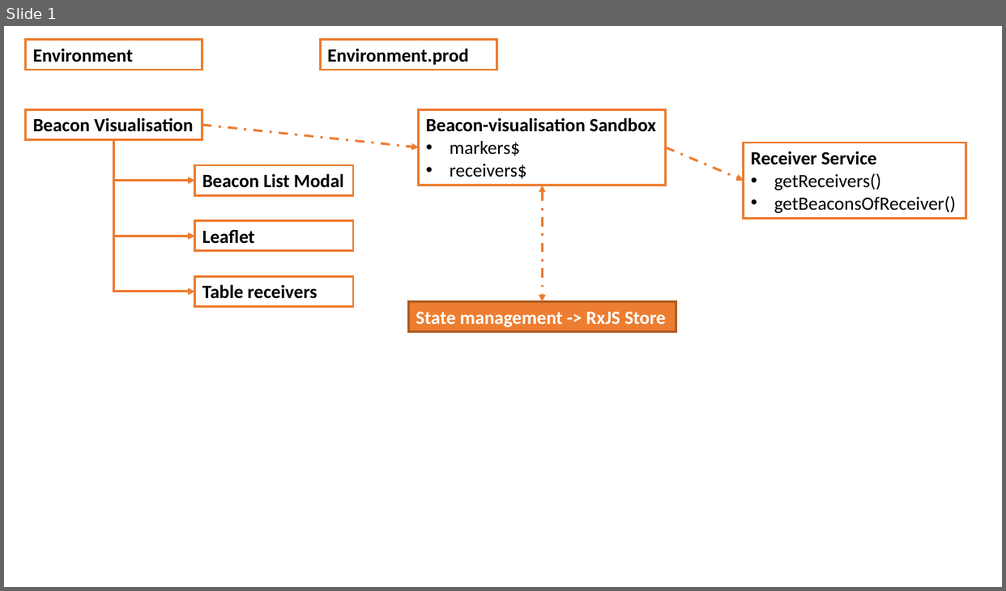
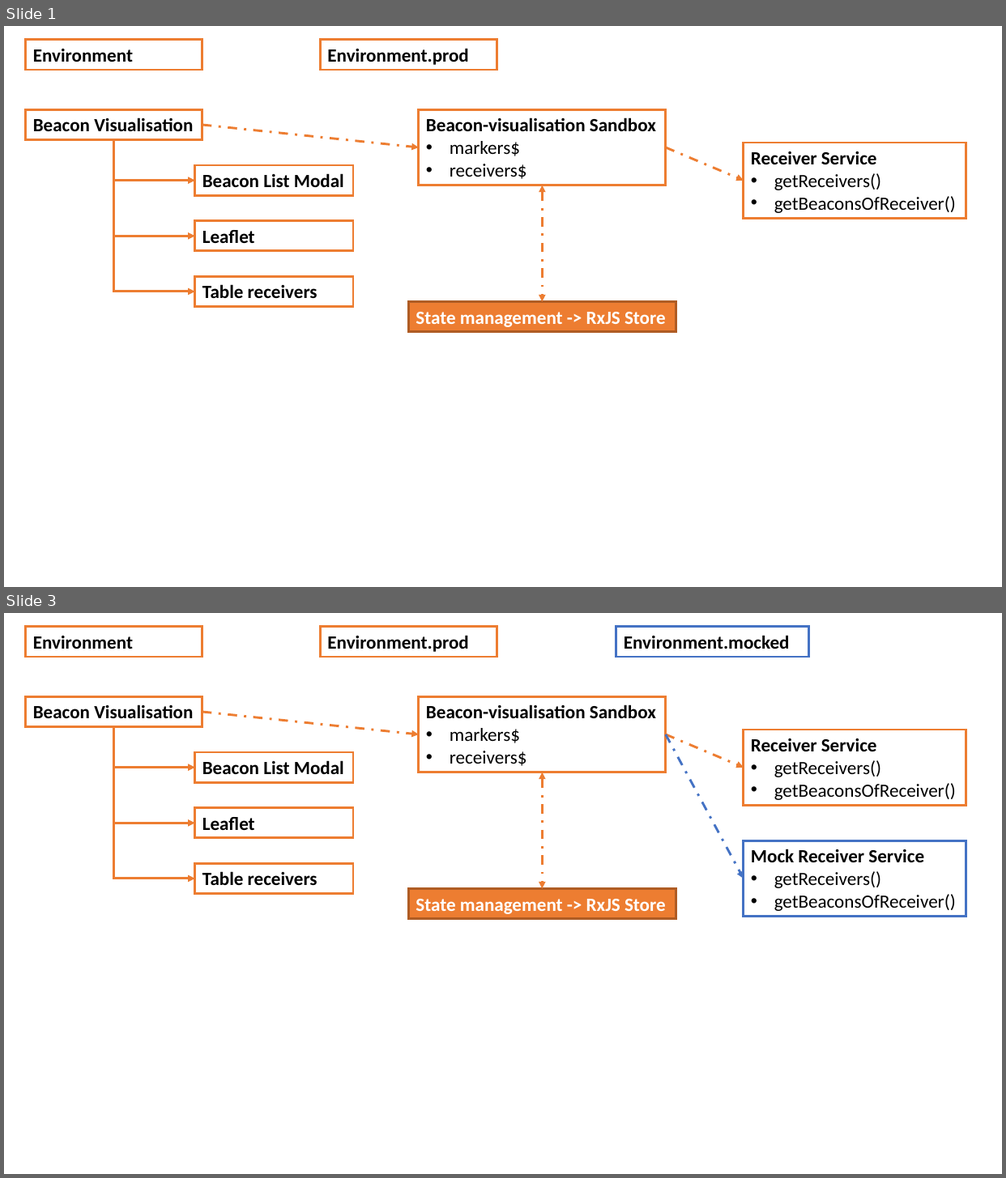
Before and after one commit to inesvanstappen/Presentation-Mocked-Env, a slide deck: img/layout beacon positioning .pptx. Shown one above the other, each under a label of ours: slide 1 before the commit, slides 1 and 3 after it; the slides between them are not shown. The pictures are 1006x591 and 1006x1178 pixels, drawn with LibreOffice and Linux fonts; fonts in the diff are those of the drawing. Boxes give left, top, right and bottom in pixels: in the first picture for what was removed or moved away, otherwise in the second. Text is boxed around its words. In the diff, an @@ line names an element or a change of style, - is before the commit and + after.

```diff
--- a/img/layout beacon positioning .pptx
+++ b/img/layout beacon positioning .pptx
@@ slide 3 added at [4,613,1002,1174], background #FFFFFF @@
@@ group added at [26,627,966,919]: 11 rectangles, 3 elbow arrows, 3 arrows, 1 double arrow @@
+Beacon Visualisation
+Beacon List Modal
+Leaflet
+Table receivers
+Beacon-visualisation Sandbox
+• markers$
+• receivers$
+Receiver Service
+• getReceivers()
+• getBeaconsOfReceiver()
+State management -> RxJS Store
+Mock Receiver Service
+• getReceivers()
+• getBeaconsOfReceiver()
+Environment
+Environment.prod
+Environment.mocked
```
Also in this commit, not shown: 2 slides changed, 3 other files.
